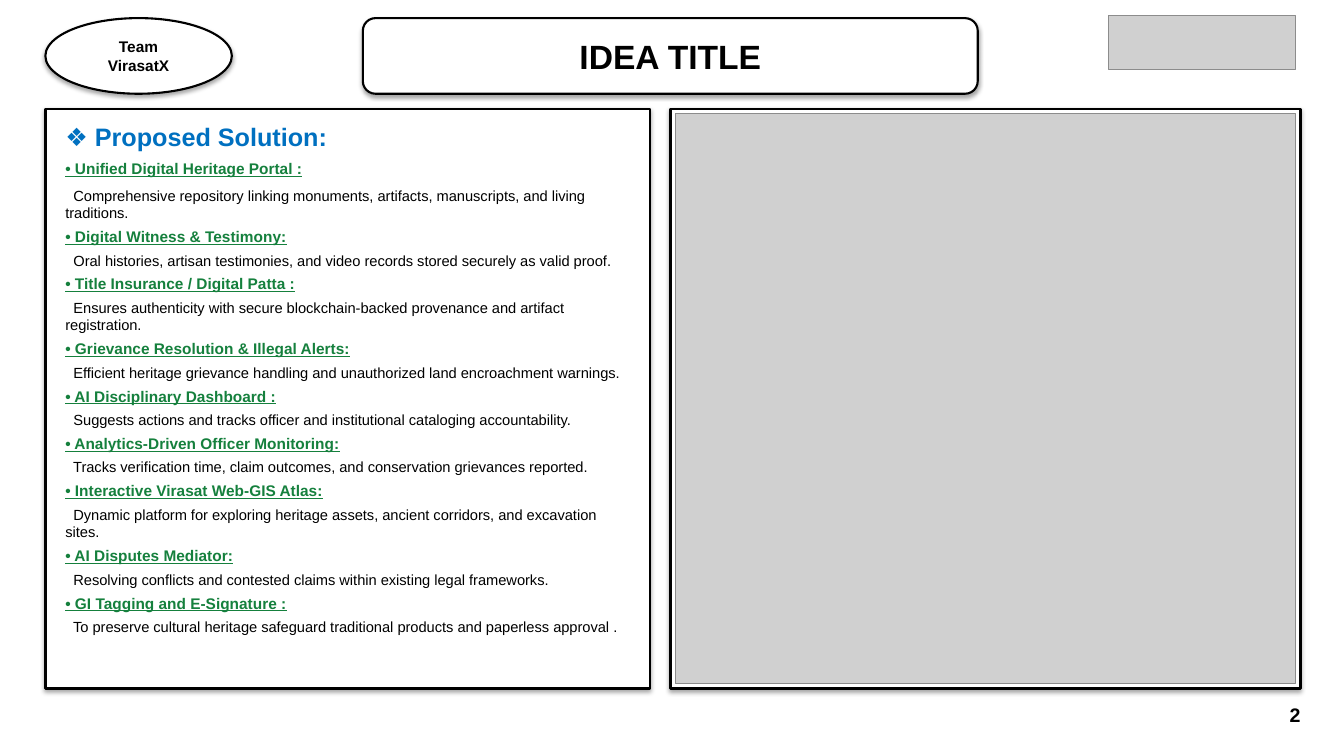
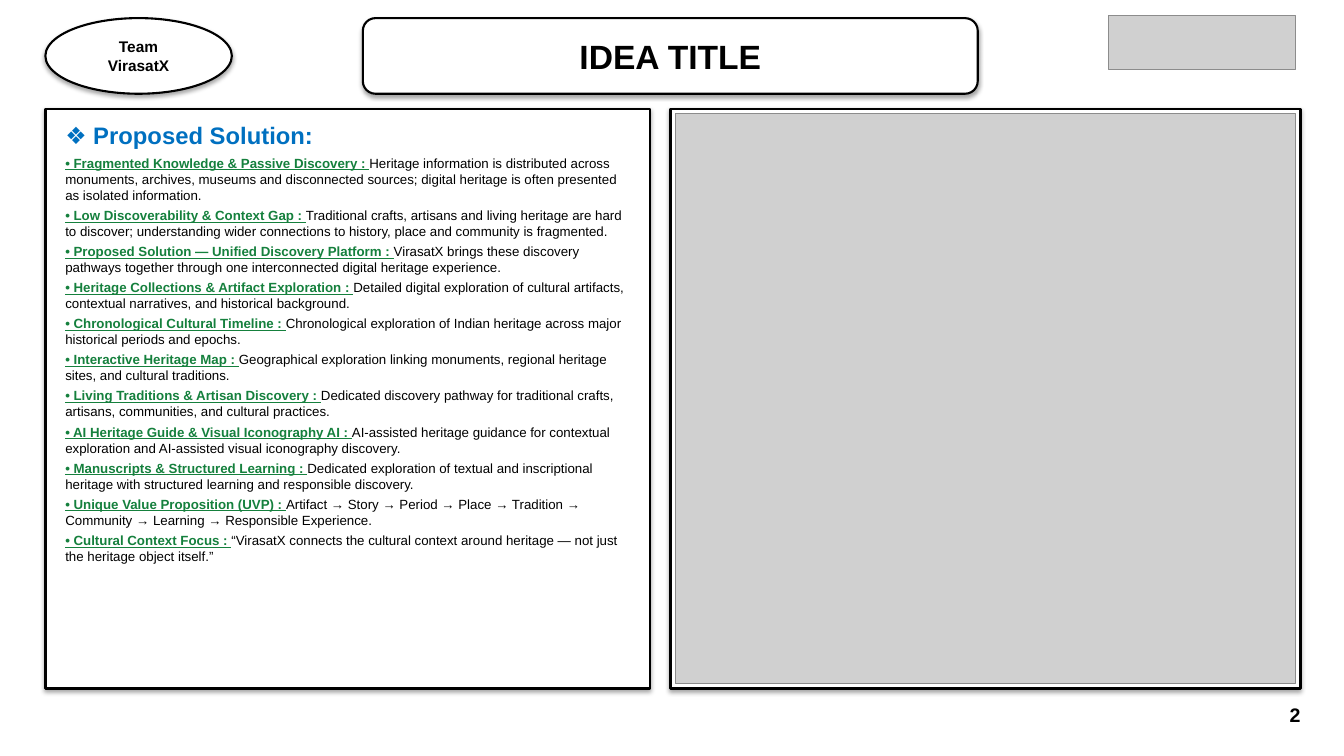
Before and after one commit to ShrilCarpenter/VirasatX, a slide deck: slide 2 of sih_presentation/SIH2026_VirasatX_Idea_Submission.pptx. Drawn at 1344x756 pixels with LibreOffice and Linux fonts; fonts in the diff are those of the drawing; grey boxes stand for pictures. Boxes give left, top, right and bottom in pixels: in the first picture for what was removed or moved away, otherwise in the second. Text is boxed around its words. In the diff, an @@ line names an element or a change of style, - is before the commit and + after.

Commit message:
fix(presentation): update VirasatX content with accurate, verified claims and zero visual design changes

```diff
--- a/sih_presentation/SIH2026_VirasatX_Idea_Submission.pptx
+++ b/sih_presentation/SIH2026_VirasatX_Idea_Submission.pptx
@@ text at (93,126,313,149): size 18 to 17 pt in "❖ Proposed Solution:"; less space between paragraphs @@
@@ text at (65,158,624,564): text changed; size 10.5 to 9.5 pt @@
-• Unified Digital Heritage Portal :
-Comprehensive repository linking monuments, artifacts, manuscripts, and living traditions.
-• Digital Witness & Testimony:
-Oral histories, artisan testimonies, and video records stored securely as valid proof.
-• Title Insurance / Digital Patta :
-Ensures authenticity with secure blockchain-backed provenance and artifact registration.
-• Grievance Resolution & Illegal Alerts:
-Efficient heritage grievance handling and unauthorized land encroachment warnings.
-• AI Disciplinary Dashboard :
-Suggests actions and tracks officer and institutional cataloging accountability.
-• Analytics-Driven Officer Monitoring:
-Tracks verification time, claim outcomes, and conservation grievances reported.
-• Interactive Virasat Web-GIS Atlas:
-Dynamic platform for exploring heritage assets, ancient corridors, and excavation sites.
-• AI Disputes Mediator:
-Resolving conflicts and contested claims within existing legal frameworks.
-• GI Tagging and E-Signature :
-To preserve cultural heritage safeguard traditional products and paperless approval .
+• Fragmented Knowledge & Passive Discovery : Heritage information is distributed across monuments, archives, museums and disconnected sources; digital heritage is often presented as isolated information.
+• Low Discoverability & Context Gap : Traditional crafts, artisans and living heritage are hard to discover; understanding wider connections to history, place and community is fragmented.
+• Proposed Solution — Unified Discovery Platform : VirasatX brings these discovery pathways together through one interconnected digital heritage experience.
+• Heritage Collections & Artifact Exploration : Detailed digital exploration of cultural artifacts, contextual narratives, and historical background.
+• Chronological Cultural Timeline : Chronological exploration of Indian heritage across major historical periods and epochs.
+• Interactive Heritage Map : Geographical exploration linking monuments, regional heritage sites, and cultural traditions.
+• Living Traditions & Artisan Discovery : Dedicated discovery pathway for traditional crafts, artisans, communities, and cultural practices.
+• AI Heritage Guide & Visual Iconography AI : AI-assisted heritage guidance for contextual exploration and AI-assisted visual iconography discovery.
+• Manuscripts & Structured Learning : Dedicated exploration of textual and inscriptional heritage with structured learning and responsible discovery.
+• Unique Value Proposition (UVP) : Artifact → Story → Period → Place → Tradition → Community → Learning → Responsible Experience.
+• Cultural Context Focus : “VirasatX connects the cultural context around heritage — not just the heritage object itself.”
```
Also in this commit, not shown: 3 other slides changed, 2 slides added, 2 slides removed, 14 other files.
